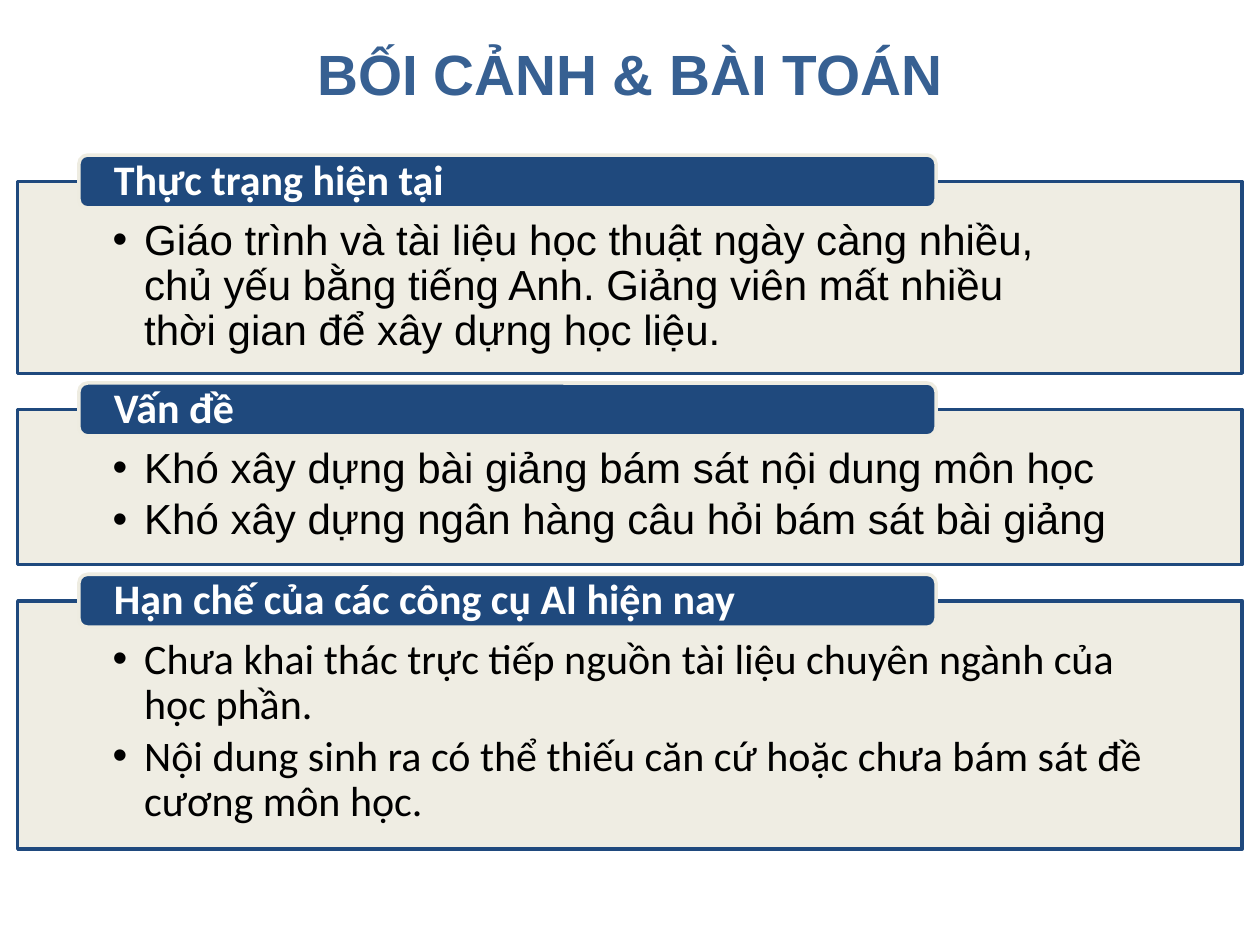
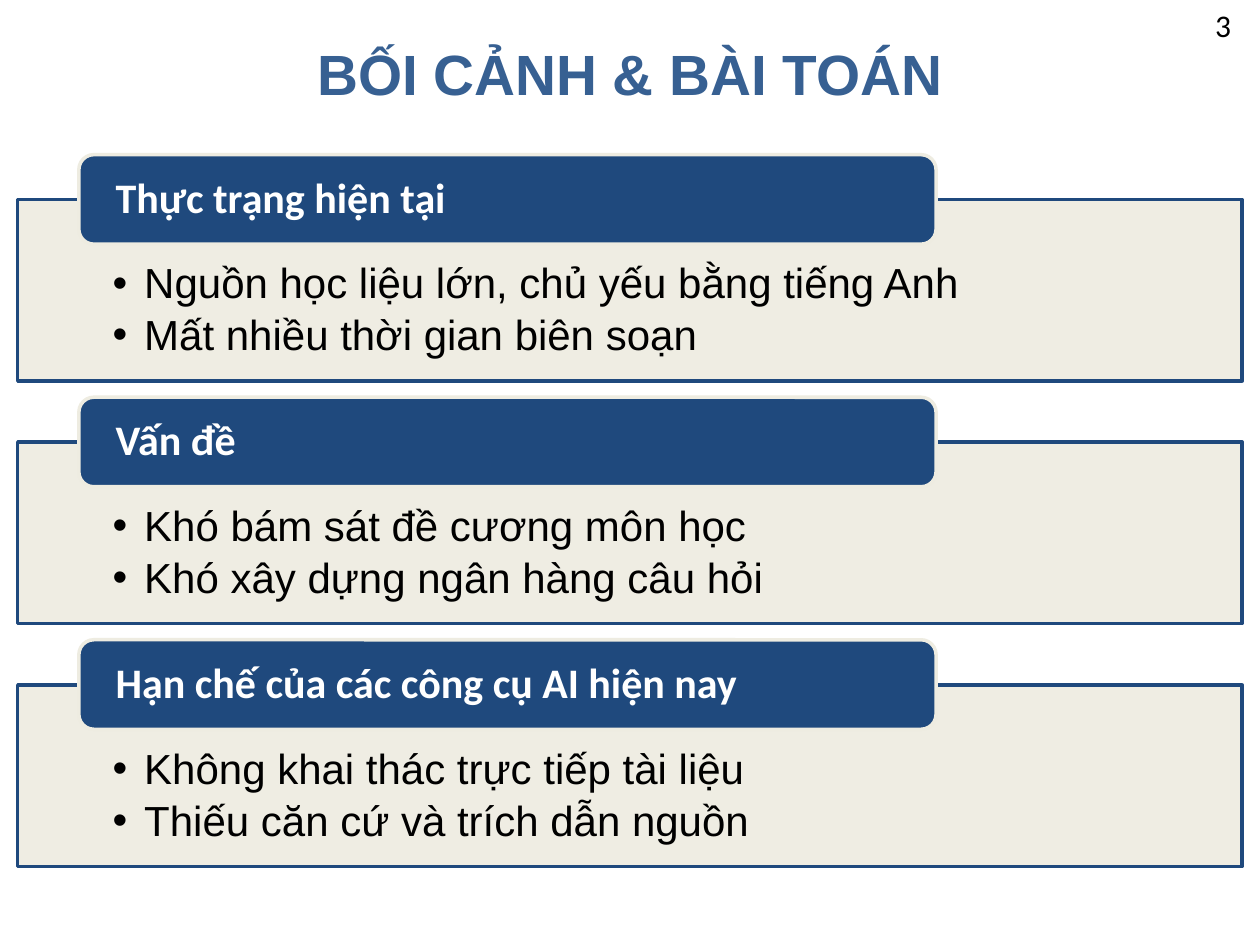
Before and after one commit to nguyentruongvu2/tn-nguyentruongvu-taohoclieu-rag, a slide deck: slide 3 of docs/PPT_RAG_Tao_tai_lieu_giang_day.pptx. Drawn at 1260x945 pixels with LibreOffice and Linux fonts; fonts in the diff are those of the drawing; background and template pictures are left out. Boxes give left, top, right and bottom in pixels: in the first picture for what was removed or moved away, otherwise in the second. Text is boxed around its words. In the diff, an @@ line names an element or a change of style, - is before the commit and + after.

Commit message:
Slide báo cáo

```diff
--- a/docs/PPT_RAG_Tao_tai_lieu_giang_day.pptx
+++ b/docs/PPT_RAG_Tao_tai_lieu_giang_day.pptx
@@ text added at <box>1215,16,1231,38</box>, 18 pt, text #000000 @@
+3
@@ rounded rectangle: place and size @@
-rounded rectangle at <box>79,155,936,208</box>
+rounded rectangle at <box>79,155,936,244</box>
@@ text "Thực trạng hiện tại": place and size @@
-text "Thực trạng hiện tại" at <box>114,165,444,203</box>
+text "Thực trạng hiện tại" at <box>116,183,445,221</box>
@@ rectangle: place and size @@
-rectangle at <box>18,181,1242,373</box>
+rectangle at <box>18,199,1242,381</box>
@@ text at <box>144,265,959,359</box>: text changed @@
-  •• Giáo trình và tài liệu học thuật ngày càng nhiều, chủ yếu bằng tiếng Anh. Giảng viên mất nhiều thời gian để xây dựng học liệu.
+  •• Nguồn học liệu lớn, chủ yếu bằng tiếng Anh
+  •• Mất nhiều thời gian biên soạn
@@ rounded rectangle: place and size @@
-rounded rectangle at <box>79,383,936,436</box>
+rounded rectangle at <box>79,397,936,486</box>
@@ text "Vấn đề": place and size @@
-text "Vấn đề" at <box>114,391,234,424</box>
+text "Vấn đề" at <box>116,423,236,456</box>
@@ rectangle: place and size @@
-rectangle at <box>18,410,1242,564</box>
+rectangle at <box>18,442,1242,624</box>
@@ text at <box>144,508,763,601</box>: text changed @@
-  •• Khó xây dựng bài giảng bám sát nội dung môn học
-  •• Khó xây dựng ngân hàng câu hỏi bám sát bài giảng
+  •• Khó bám sát đề cương môn học
+  •• Khó xây dựng ngân hàng câu hỏi
@@ rounded rectangle: place and size @@
-rounded rectangle at <box>79,575,936,627</box>
+rounded rectangle at <box>79,640,936,730</box>
@@ text "Hạn chế của các công ...": place and size @@
-text "Hạn chế của các công ..." at <box>114,582,735,622</box>
+text "Hạn chế của các công ..." at <box>116,666,736,706</box>
@@ rectangle: place and size @@
-rectangle at <box>18,601,1242,849</box>
+rectangle at <box>18,685,1242,867</box>
@@ text at <box>144,751,749,844</box>: text changed; font Calibri to Arial @@
-  •• Chưa khai thác trực tiếp nguồn tài liệu chuyên ngành của học phần.
-  •• Nội dung sinh ra có thể thiếu căn cứ hoặc chưa bám sát đề cương môn học.
+  •• Không khai thác trực tiếp tài liệu
+  •• Thiếu căn cứ và trích dẫn nguồn
```
Also in this commit, not shown: 16 other slides changed, 1 slide added.
